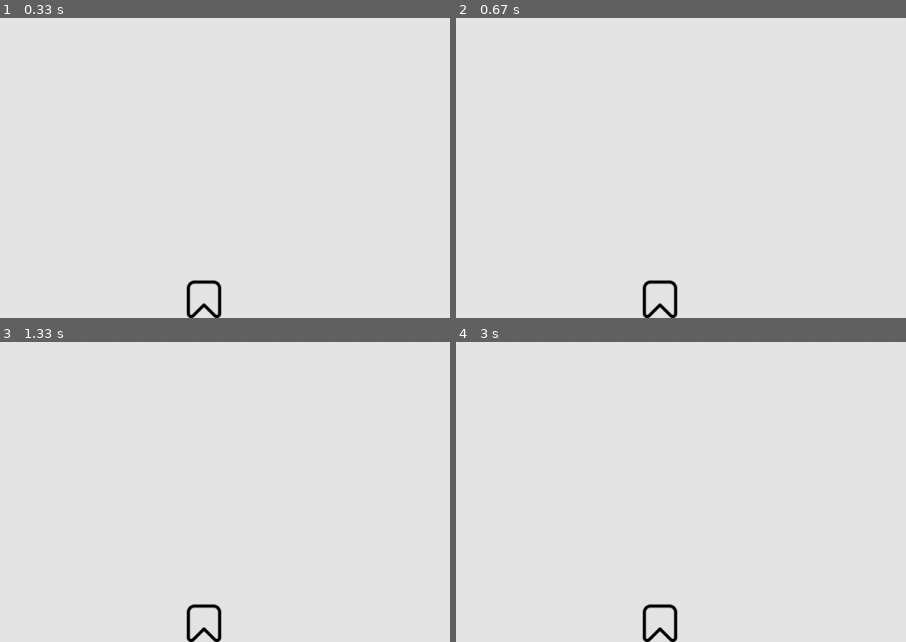
Above: before the commit, frames 1-4 (two rows, left to right).
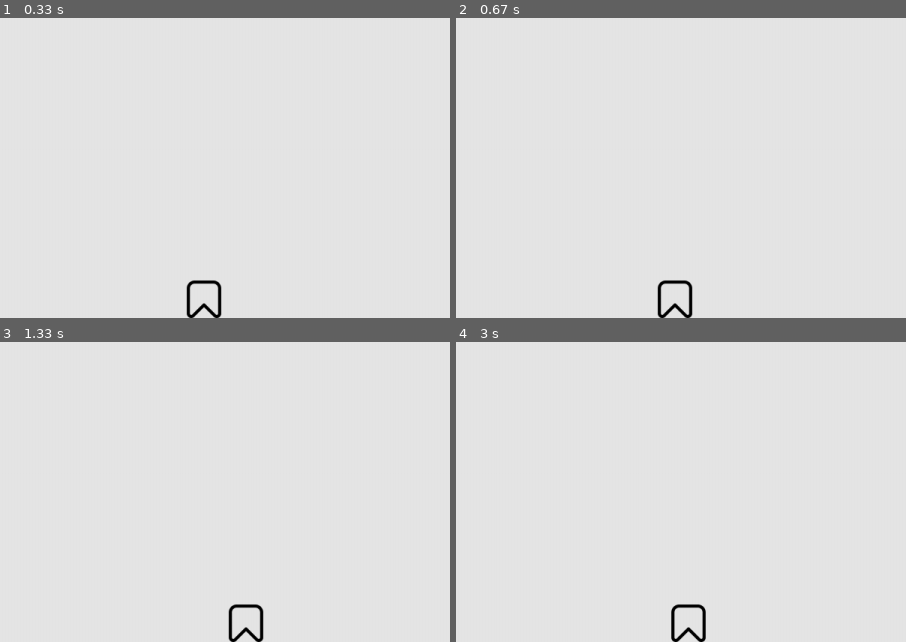
Above: after the commit, the same moments.

Repository: SauliusLuk/python_crash_course
Game: pygame game, started from aliens/alien_invasion.py
The game is run twice, just before and just after one commit, with the same random seed, the same clock (stepped at 60 frames per second) and the same inputs.
Inputs:
- Up to frame 1 (0.33 s): no input
- Up to frame 2 (0.67 s): hold Right from 0.33 s (still down)
- Up to frame 3 (1.33 s): release Right at 0.8 s; hold Right 0.83-1.3 s
- Up to frame 4 (3 s): hold Left 1.33-1.87 s; hold Left 1.9-2.3 s; hold Right 2.33-2.97 s
The pictures show only the part of the screen within x 27-77%, y 50-100%; the shares and areas given below are measured in that part.

Frame 1 is identical in both runs. In frame 2, 0.7% of the frame differs, in the area x 41-53%, y 87-100%; in frame 3, 0.9%, in the area x 41-59%, y 87-100%; in frame 4, 0.8%.

Commit message:
added key events

Diff:
--- /dev/null
+++ b/12_pygame/12_1_blue_sky.py
@@ -0,0 +1,28 @@
+import sys
+import pygame
+from game_character import Mario
+
+class Bluewindow:
+    def __init__(self):
+        pygame.init()
+
+        self.screen = pygame.display.set_mode((1200, 800))
+        pygame.display.set_caption('Blank Blue Window')
+        self.mario = Mario(self)
+        self.bg_color = (250, 250, 250)
+
+    def run_window(self):
+        while True:
+            for event in pygame.event.get():
+                if event.type == pygame.QUIT:
+                    sys.exit()
+
+            self.screen.fill(self.bg_color)
+            self.mario.blitme()
+            pygame.display.flip()
+    def blitme(self):
+        self.screen.blit(self.image, self.rect)
+
+if __name__ == '__main__':
+    window = Bluewindow()
+    window.run_window()
--- /dev/null
+++ b/12_pygame/game_character.py
@@ -0,0 +1,12 @@
+import pygame
+class Mario:
+    def __init__(self, bluewindow):
+        self.screen = bluewindow.screen
+        self.screen_rect = bluewindow.screen.get_rect()
+
+        self.image = pygame.image.load('image.bmp')
+        self.rect = self.image.get_rect()
+        self.rect.center = self.screen_rect.center
+
+    def blitme(self):
+        self.screen.blit(self.image, self.rect)
--- /dev/null
+++ b/12_pygame/practice.py
@@ -0,0 +1,38 @@
+import sys
+import pygame
+
+class Bluewindow:
+    def __init__(self):
+        pygame.init()
+
+        self.screen = pygame.display.set_mode((1200, 800))
+        pygame.display.set_caption('Blank Blue Window')
+
+        self.bg_color = (176, 244, 230)
+
+    def run_window(self):
+        mario = Mario(self)  # Create a Mario instance
+        while True:
+            for event in pygame.event.get():
+                if event.type == pygame.QUIT:
+                    sys.exit()
+
+            self.screen.fill(self.bg_color)
+            mario.blitme()  # Blit Mario onto the screen
+            pygame.display.flip()
+
+class Mario:
+    def __init__(self, bluewindow):
+        self.screen = bluewindow.screen
+        self.screen_rect = bluewindow.screen.get_rect()
+
+        self.image = pygame.image.load('image.bmp')
+        self.rect = self.image.get_rect()
+        self.rect.center = self.screen_rect.center
+
+    def blitme(self):
+        self.screen.blit(self.image, self.rect)
+
+if __name__ == '__main__':
+    window = Bluewindow()
+    window.run_window()
--- a/aliens/alien_invasion.py
+++ b/aliens/alien_invasion.py
@@ -22,7 +22,9 @@
         """Start the main loop for the game."""
         while True:
             self._check_events()
+            self.ship.update()
             self._update_screen()
+
 
     def _check_events(self):
         """Respond to keypresses and mouse events."""
@@ -30,6 +32,18 @@
         for event in pygame.event.get():
             if event.type == pygame.QUIT:
                 sys.exit()
+
+            elif event.type == pygame.KEYDOWN:
+                if event.key == pygame.K_RIGHT:
+                    # Move the ship to the right
+                    self.ship.moving_right = True
+                elif event.key == pygame.K_LEFT:
+                    self.ship.moving_left = True
+            elif event.type == pygame.KEYUP:
+                if event.key == pygame.K_RIGHT:
+                    self.ship.moving_right = False
+                elif event.key == pygame.K_LEFT:
+                    self.ship.moving_left = False
 
     def _update_screen(self):
         """Update images on the screen, and flip to the new screen."""
--- a/aliens/ship.py
+++ b/aliens/ship.py
@@ -15,6 +15,17 @@
         # Start each new ship at the bottom center of the screen
         self.rect.midbottom = self.screen_rect.midbottom
 
+        # Movement flag
+        self.moving_right = False
+        self.moving_left = False
+
+    def update(self):
+        """Update the ship's position based on the movement flag."""
+        if self.moving_right:
+            self.rect.x += 1
+        if self.moving_left:
+            self.rect.x -= 1
+
     def blitme(self):
         """Draw the ship at its current location"""
         self.screen.blit(self.image, self.rect)
Binary file added: 12_pygame/image.bmp
